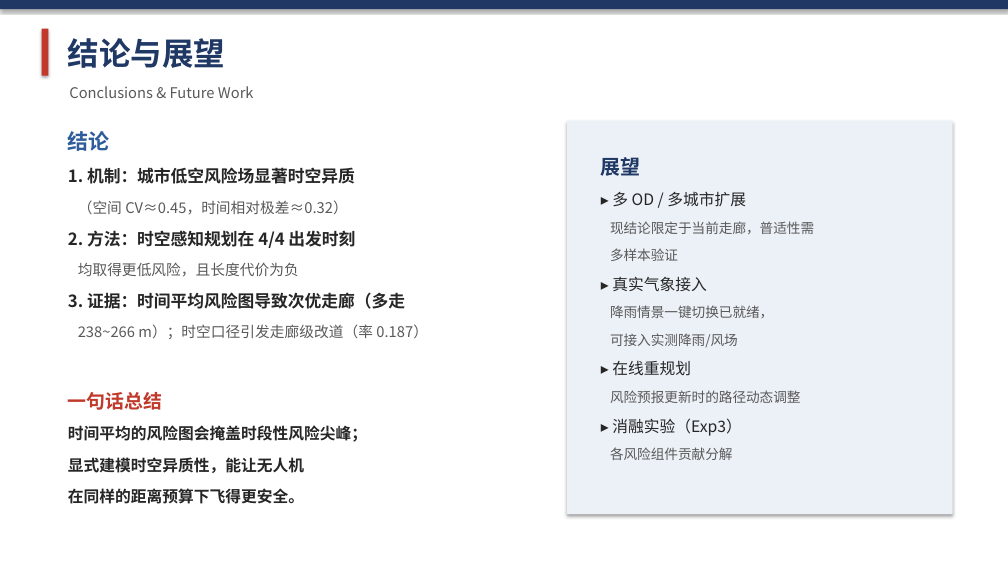
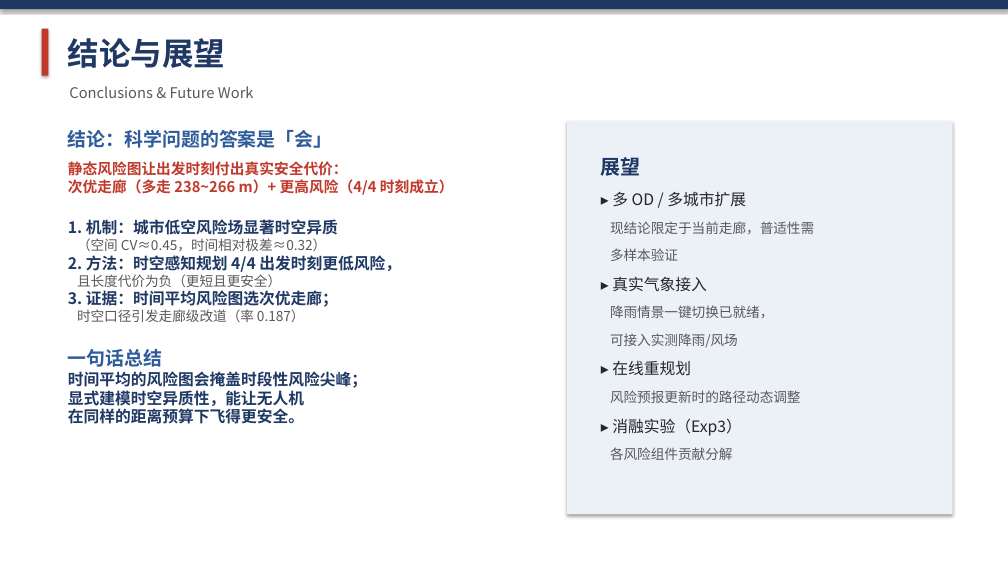
Before and after one commit to 909347194/Risk-Path, a slide deck: slide 9 of 学术汇报_时空异质性感知的低空无人机路径规划.pptx. Drawn at 1008x567 pixels with LibreOffice and Linux fonts; fonts in the diff are those of the drawing. Boxes give left, top, right and bottom in pixels: in the first picture for what was removed or moved away, otherwise in the second. Text is boxed around its words. In the diff, an @@ line names an element or a change of style, - is before the commit and + after.

Commit message:
ppt: 故事线补全——slide2 重写为三层递进(TPR定义/安全裂隙/科学问题+H1H2)+底部故事线路线图; slide9 结论显式回答科学问题闭环

```diff
--- a/学术汇报_时空异质性感知的低空无人机路径规划.pptx
+++ b/学术汇报_时空异质性感知的低空无人机路径规划.pptx
@@ text at (68,130,454,195): text changed; size 20 to 14 pt; text colour #2E5C9A to #C0392B @@
-结论
+结论：科学问题的答案是「会」
+静态风险图让出发时刻付出真实安全代价：
+次优走廊（多走 238~266 m）+ 更高风险（4/4 时刻成立）
@@ text at (68,219,367,424): size 16 to 15 pt in "1. 机制：城市低空风险场显著时空异质"; text colour #262626 to #1F3864 in "1. 机制：城市低空风险场显著时空异质", "时间平均的风险图会掩盖时段性风险尖峰；", "显式建模时空异质性，能让无人机", "在同样的距离预算下飞得更安全。"; size 14 to 13 pt in "（空间 CV≈0.45，时间相对极差≈0.32）"; text colour #C0392B to #2E5C9A in "一句话总结"; line spacing 1.15 to 1; less space between paragraphs @@
@@ text at (68,255,401,307): text changed; size 14 to 15 pt; text colour #595959 to #1F3864; bold on @@
-2. 方法：时空感知规划在 4/4 出发时刻
-均取得更低风险，且长度代价为负
-3. 证据：时间平均风险图导致次优走廊（多走
-238~266 m）；时空口径引发走廊级改道（率 0.187）
+2. 方法：时空感知规划 4/4 出发时刻更低风险，
+且长度代价为负（更短且更安全）
+3. 证据：时间平均风险图选次优走廊；
+时空口径引发走廊级改道（率 0.187）
```
Also in this commit, not shown: 1 other slide changed, 1 other file.
